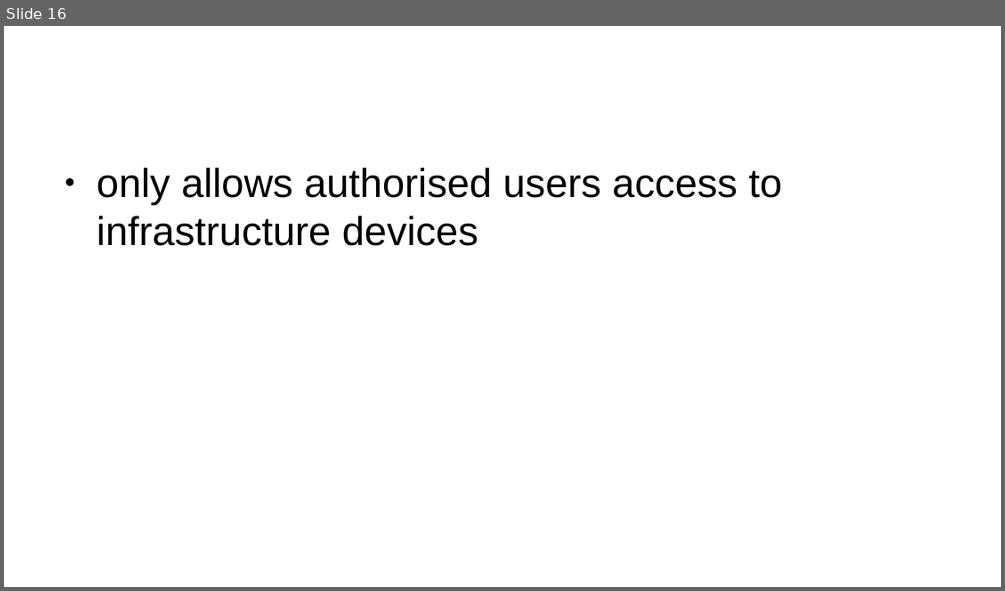
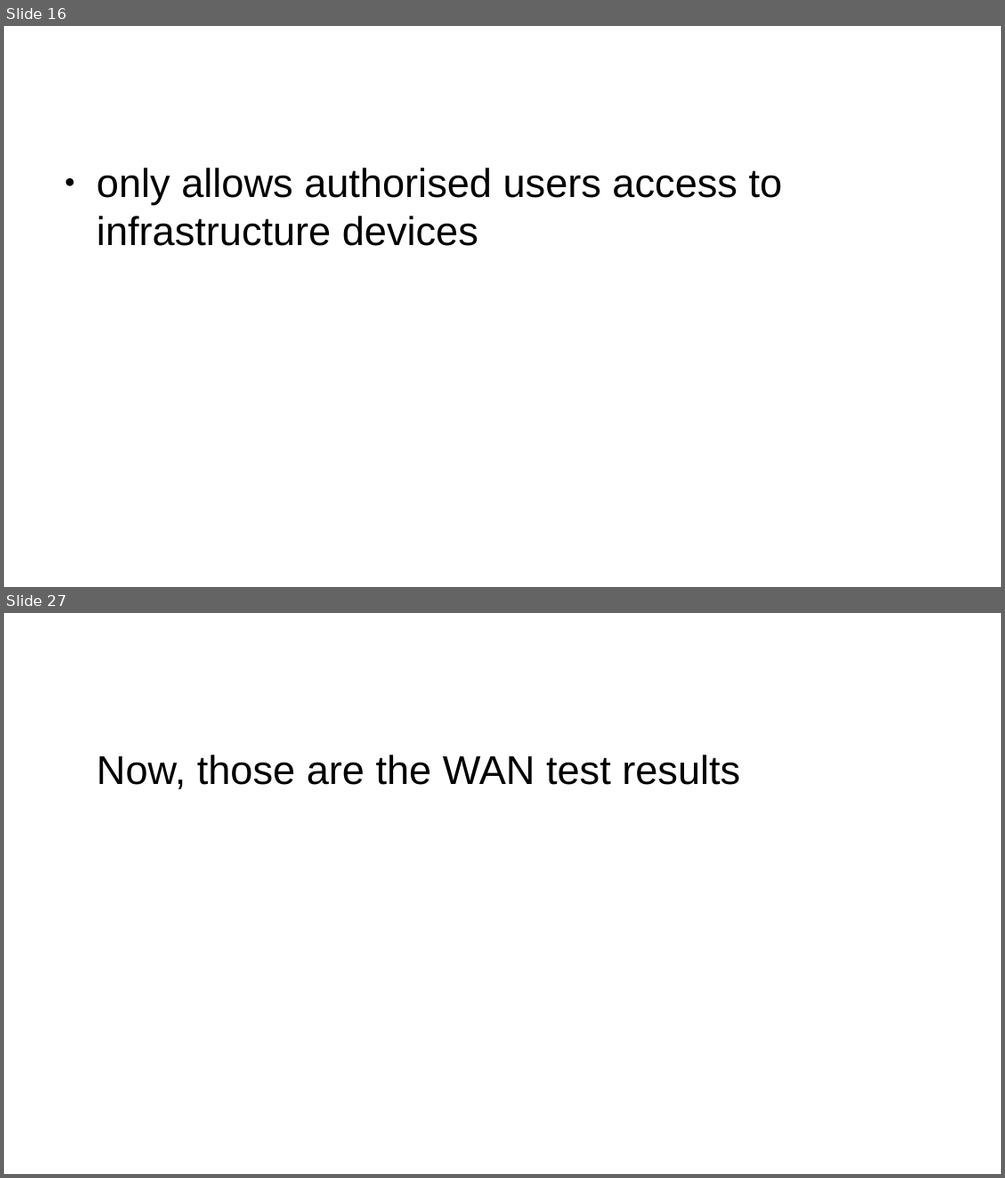
Before and after one commit to Advanced-Diploma-of-IT-Tel-Network-Eng/Assessments, a slide deck: TERM1-BLOCK1/2-ICTNWK541-Configure_Verify_Troubleshoot_WAN_links-IP_services/Assessmet_Task2/Task2/PacketTracer/guide-presentation.pptx. Shown one above the other, each under a label of ours: slide 16 before the commit, slides 16 and 27 after it; the slides between them are not shown. The pictures are 1005x591 and 1005x1178 pixels, drawn with LibreOffice and Linux fonts; fonts in the diff are those of the drawing. Boxes give left, top, right and bottom in pixels: in the first picture for what was removed or moved away, otherwise in the second. Text is boxed around its words. In the diff, an @@ line names an element or a change of style, - is before the commit and + after.

```diff
--- a/TERM1-BLOCK1/2-ICTNWK541-Configure_Verify_Troubleshoot_WAN_links-IP_services/Assessmet_Task2/Task2/PacketTracer/guide-presentation.pptx
+++ b/TERM1-BLOCK1/2-ICTNWK541-Configure_Verify_Troubleshoot_WAN_links-IP_services/Assessmet_Task2/Task2/PacketTracer/guide-presentation.pptx
@@ slide 27 added at (4, 613, 1001, 1174), background #FFFFFF @@
@@ text added at (97, 755, 740, 789), 32 pt, text #000000 @@
+Now, those are the WAN test results
```
Also in this commit, not shown: 2 slides changed, 16 other slides added, 16 slides removed, 2 other files.
